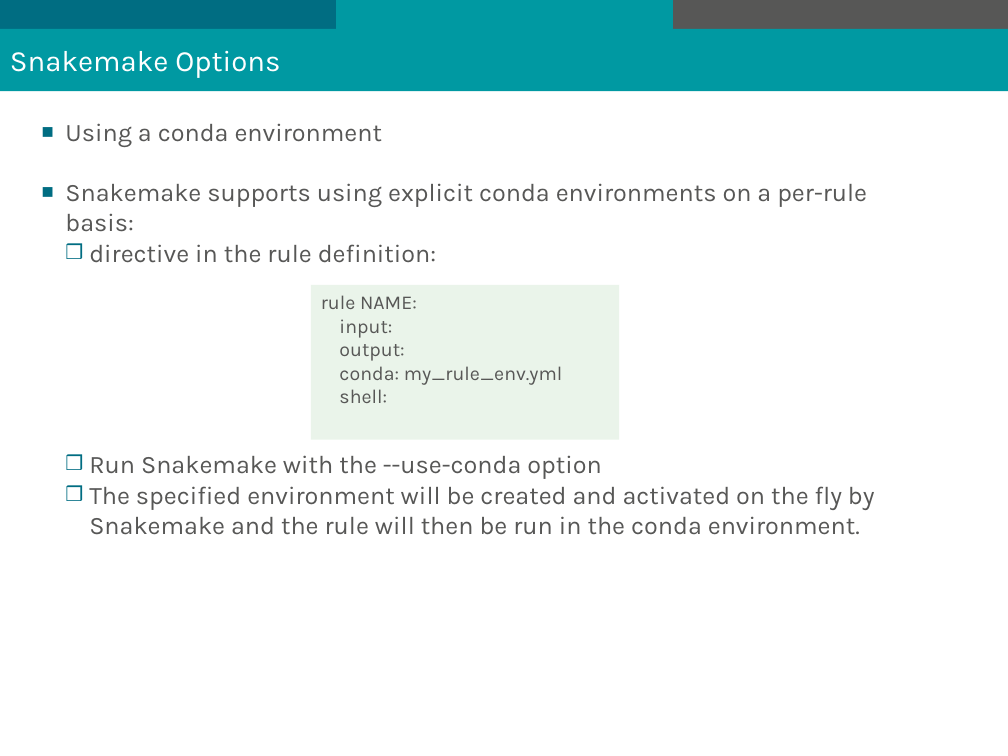
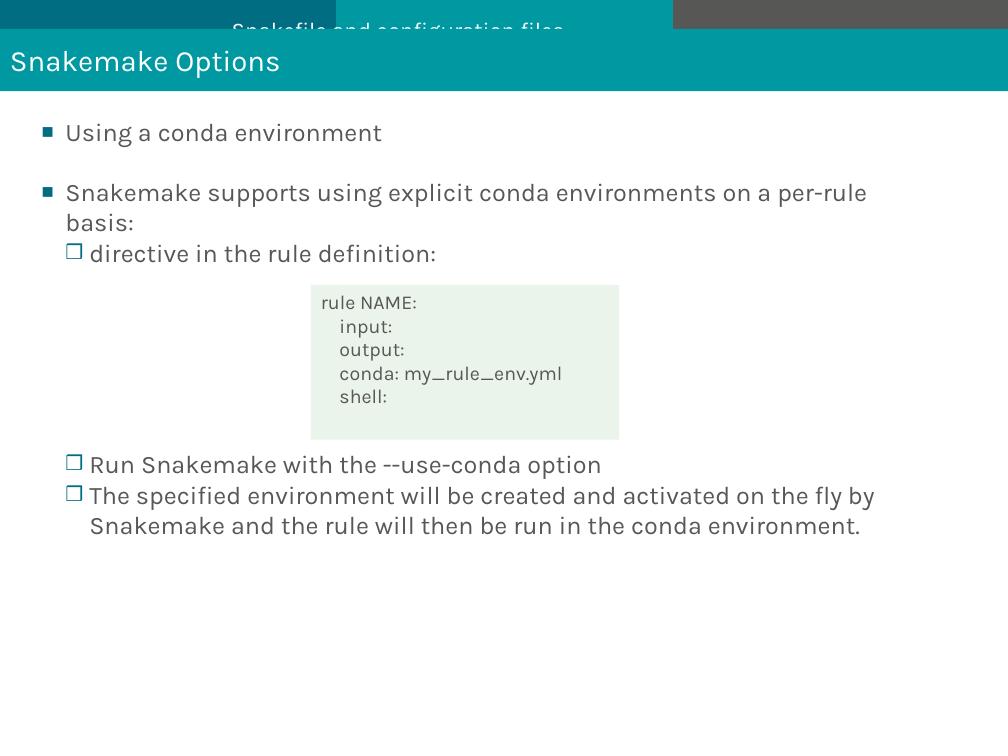
Before and after one commit to mesocentre-clermont-auvergne/formation_fair, a slide deck: slide 14 of fair_environnement/snakemake_cours/introduction_snakemake.odp. Drawn at 1008x756 pixels with LibreOffice and Linux fonts; fonts in the diff are those of the drawing; background and template pictures are left out. Boxes give left, top, right and bottom in pixels: in the first picture for what was removed or moved away, otherwise in the second. Text is boxed around its words. In the diff, an @@ line names an element or a change of style, - is before the commit and + after.

```diff
--- a/fair_environnement/snakemake_cours/introduction_snakemake.odp
+++ b/fair_environnement/snakemake_cours/introduction_snakemake.odp
@@ text "Snakefile and configuration files": place and size @@
-text "Snakefile and configuration files" at (573, 487, 617, 505)
+text "Snakefile and configuration files" at (232, 18, 565, 29)
@@ text "Snakefile and configuration files" at (232, 18, 565, 29): size 12 to 16 pt, bold off @@
```
Also in this commit, not shown: 15 other slides changed, 1 slide added.
